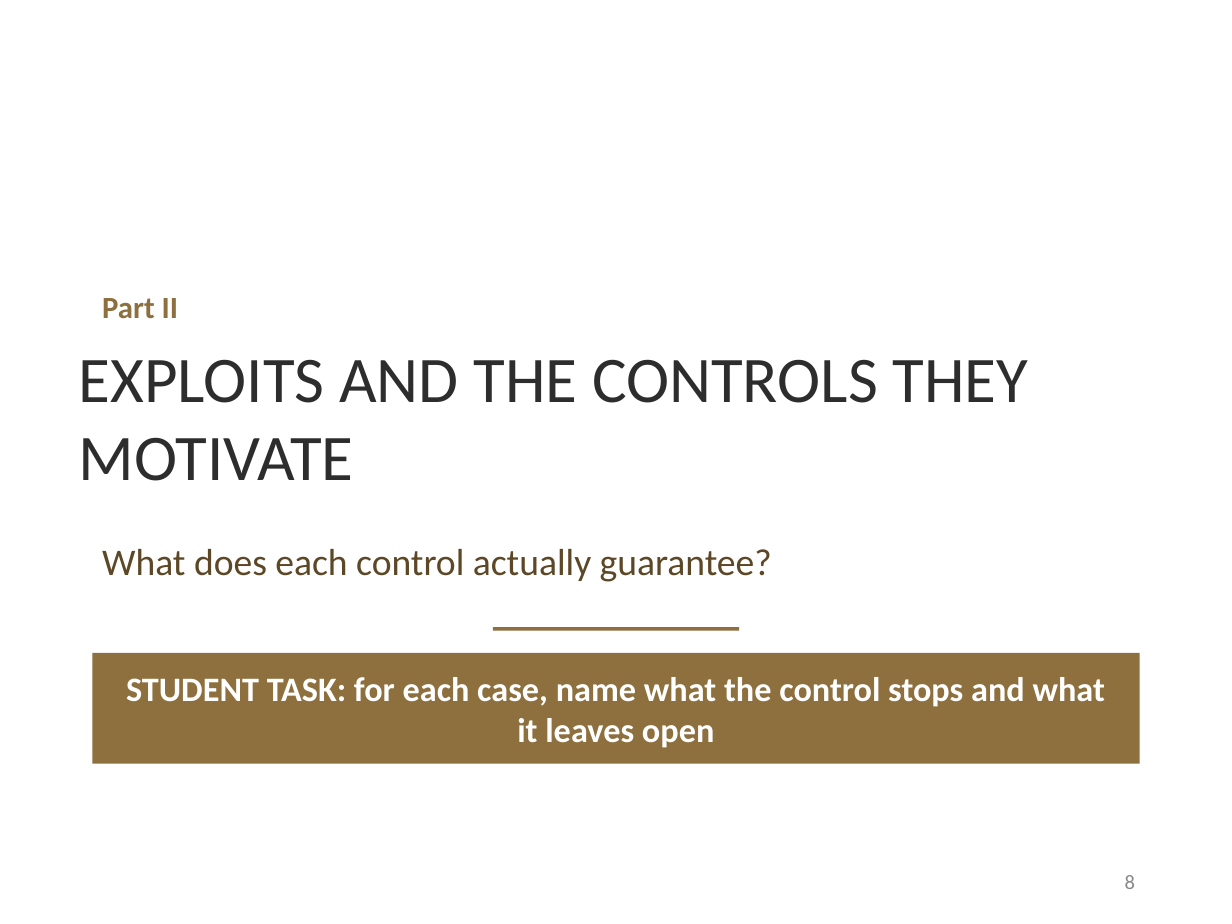
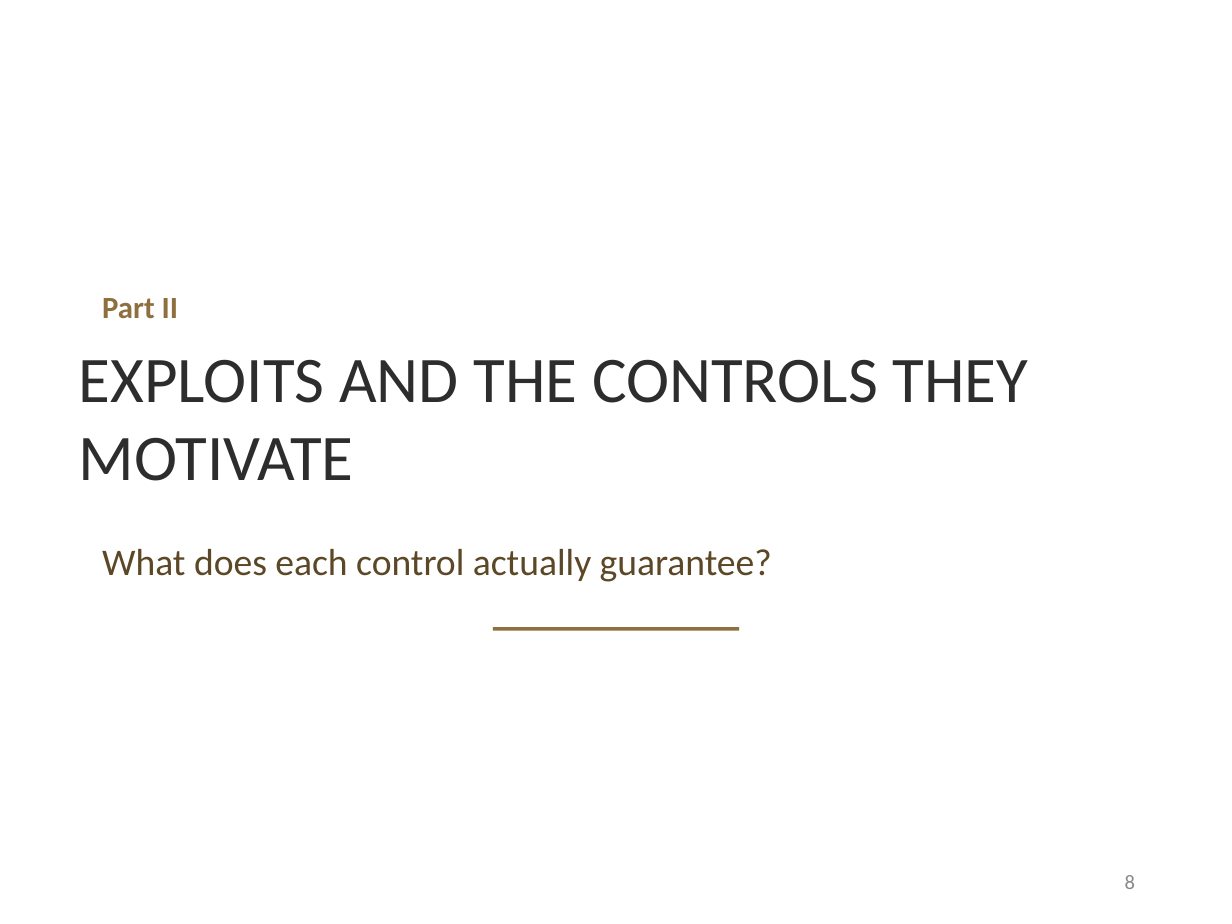
Before and after one commit to davisjam/model-based-agentic-software-engineering, a slide deck: slide 8 of course/lectures/act-3-software-in-the-world/05-security-engineering/3-5-Security-Engineering-2-Controls-and-Assurance.pptx. Drawn at 1232x924 pixels with LibreOffice and Linux fonts; fonts in the diff are those of the drawing; background and template pictures are left out. Boxes give left, top, right and bottom in pixels: in the first picture for what was removed or moved away, otherwise in the second. Text is boxed around its words. In the diff, an @@ line names an element or a change of style, - is before the commit and + after.

```diff
--- a/course/lectures/act-3-software-in-the-world/05-security-engineering/3-5-Security-Engineering-2-Controls-and-Assurance.pptx
+++ b/course/lectures/act-3-software-in-the-world/05-security-engineering/3-5-Security-Engineering-2-Controls-and-Assurance.pptx
@@ rectangle removed at box(92, 653, 1140, 764) @@
@@ text removed at box(126, 677, 1105, 748) @@
-STUDENT TASK: for each case, name what the control stops and what it leaves open
```
Also in this commit, not shown: 19 other slides changed, 3 slides added, 1 slide removed, 2 other files.
